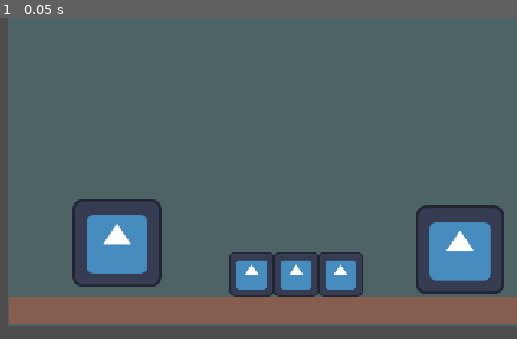
Above: before the commit, frame 1.
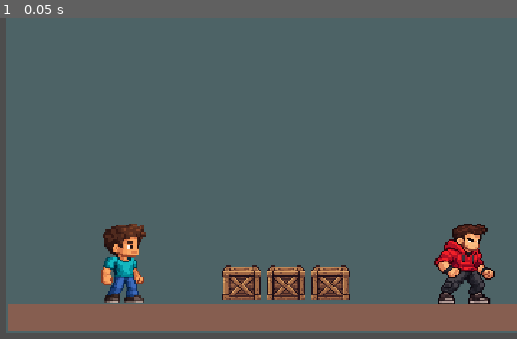
Above: after the commit, the same moment.

Repository: Myst-V/Myst-V-GAMEDES1_Ibay_Jonathan
Game: Godot game, scene res://scenes/main.tscn
The game is run twice, just before and just after one commit, with the same random seed, the same clock (stepped at 60 frames per second) and the same inputs. The engine's default icon, where the game draws it, is replaced by a stand-in: a white triangle on a blue panel in a dark square.
Inputs:
- Up to frame 1 (0.05 s): no input

The runs differ from the first frame. In frame 1, 18% of the frame differs, in the area x 1-100%, y 0-99%.

Commit message:
Add files via upload

Diff:
--- a/scenes/Obstacle.tscn
+++ b/scenes/Obstacle.tscn
@@ -1,15 +1,17 @@
 [gd_scene format=3 uid="uid://cn4t0v2udeloq"]
 
-[ext_resource type="Texture2D" uid="uid://8hk7wmj2t63e" path="res://icon.svg" id="1_jde5u"]
+[ext_resource type="Texture2D" uid="uid://b0oh4q85fd30v" path="res://assets/box.png" id="1_jde5u"]
 
 [sub_resource type="RectangleShape2D" id="RectangleShape2D_8gprl"]
-size = Vector2(64, 64)
+size = Vector2(57, 48)
 
 [node name="Obstacle" type="StaticBody2D" unique_id=577501070]
 
 [node name="Sprite2D" type="Sprite2D" parent="." unique_id=1729069787]
-scale = Vector2(0.5, 0.5)
+position = Vector2(-13.562496, -1.3124943)
+scale = Vector2(0.0724681, 0.06329746)
 texture = ExtResource("1_jde5u")
 
 [node name="CollisionShape2D" type="CollisionShape2D" parent="." unique_id=1612930600]
+position = Vector2(-13.5, 2)
 shape = SubResource("RectangleShape2D_8gprl")
--- /dev/null
+++ b/scenes/enemy.gd
@@ -0,0 +1,20 @@
+
+# enemy.gd
+# Name: Jonathan Ibay
+# Course: GAMDES1
+# Date: October 10, 2026
+# Detects when the player touches the enemy and sends the player back to the start.
+# Attach this script to the Enemy node (a CharacterBody2D).
+extends CharacterBody2D
+
+# _ready() runs once when the Enemy first appears in the game.
+func _ready() -> void:
+	# Connect the Hitbox's body_entered signal.
+	$Hitbox.body_entered.connect(_on_hitbox_body_entered)
+
+# Runs whenever something enters the Hitbox.
+func _on_hitbox_body_entered(body) -> void:
+	# Check if the object is the player.
+	if body.is_in_group("player"):
+		print("Player touched the enemy!")
+		body.respawn()
--- a/scenes/enemy.tscn
+++ b/scenes/enemy.tscn
@@ -1,14 +1,28 @@
 [gd_scene format=3 uid="uid://b8gjg7bre6uen"]
 
-[ext_resource type="Texture2D" uid="uid://8hk7wmj2t63e" path="res://icon.svg" id="1_7p1mj"]
+[ext_resource type="Script" uid="uid://b8husm238l1ms" path="res://scenes/enemy.gd" id="1_md0e3"]
+[ext_resource type="Texture2D" uid="uid://7s2af150dymg" path="res://assets/Enemy -1.png" id="2_md0e3"]
 
 [sub_resource type="RectangleShape2D" id="RectangleShape2D_8gprl"]
-size = Vector2(56, 56)
+size = Vector2(51.5, 5)
+
+[sub_resource type="RectangleShape2D" id="RectangleShape2D_bww5s"]
+size = Vector2(62, 114.5)
 
 [node name="Enemy" type="CharacterBody2D" unique_id=124559249]
+script = ExtResource("1_md0e3")
 
 [node name="Sprite2D" type="Sprite2D" parent="." unique_id=1690310667]
-texture = ExtResource("1_7p1mj")
+position = Vector2(7, 16)
+scale = Vector2(0.12519935, 0.10526315)
+texture = ExtResource("2_md0e3")
 
 [node name="CollisionShape2D" type="CollisionShape2D" parent="." unique_id=703080271]
+position = Vector2(12.75, -42.5)
 shape = SubResource("RectangleShape2D_8gprl")
+
+[node name="Hitbox" type="Area2D" parent="." unique_id=806788499]
+
+[node name="CollisionShape2D" type="CollisionShape2D" parent="Hitbox" unique_id=565486909]
+position = Vector2(11, 17.75)
+shape = SubResource("RectangleShape2D_bww5s")
--- a/scenes/main.tscn
+++ b/scenes/main.tscn
@@ -20,10 +20,10 @@
 [node name="Floor" parent="." unique_id=2022947278 instance=ExtResource("6_tefeu")]
 
 [node name="Enemy" parent="." unique_id=124559249 instance=ExtResource("3_tbgi4")]
-position = Vector2(650, 541)
+position = Vector2(648, 532)
 
 [node name="Player" parent="." unique_id=1186006726 instance=ExtResource("2_sugp2")]
-position = Vector2(156, 531)
+position = Vector2(157, 531)
 
 [node name="Obstacle" parent="." unique_id=577501070 instance=ExtResource("5_tefeu")]
 position = Vector2(350, 576)
--- a/scenes/player.tscn
+++ b/scenes/player.tscn
@@ -1,16 +1,21 @@
 [gd_scene format=3 uid="uid://prhhaad1yfkk"]
 
-[ext_resource type="Texture2D" uid="uid://8hk7wmj2t63e" path="res://icon.svg" id="1_3vyb7"]
+[ext_resource type="Script" uid="uid://wmbrhb5n6dl7" path="res://scripts/player.gd" id="1_g2els"]
+[ext_resource type="Texture2D" uid="uid://wxxs684eyjrx" path="res://assets/player - R.png" id="2_g2els"]
 
 [sub_resource type="RectangleShape2D" id="RectangleShape2D_8gprl"]
-size = Vector2(56, 56)
+size = Vector2(47.5, 121)
 
 [node name="Player" type="CharacterBody2D" unique_id=1186006726]
+script = ExtResource("1_g2els")
 
 [node name="Camera" type="Camera2D" parent="." unique_id=1373900579]
 
 [node name="Sprite2D" type="Sprite2D" parent="." unique_id=1318461528]
-texture = ExtResource("1_3vyb7")
+position = Vector2(8, 29)
+scale = Vector2(0.12041473, 0.10526322)
+texture = ExtResource("2_g2els")
 
 [node name="CollisionShape2D" type="CollisionShape2D" parent="." unique_id=1446673637]
+position = Vector2(8.25, 27.5)
 shape = SubResource("RectangleShape2D_8gprl")
--- /dev/null
+++ b/scripts/player.gd
@@ -0,0 +1,51 @@
+
+# player.gd
+# Name: Jonathan Ibay
+# Course: GAMDES1
+# Date: October 10, 2026
+# Controls the Player: gravity, running, jumping, and respawning.
+# Attach this script to the Player node (a CharacterBody2D).
+extends CharacterBody2D
+
+
+# Running speed, in pixels per second.
+const SPEED: float = 300.0
+
+# Jump strength, in pixels per second.
+# Negative because up is negative on Godot's Y axis.
+const JUMP_VELOCITY: float = -450.0
+
+# --- Variables ---
+
+# Gets gravity from the project's physics settings.
+var gravity: float = ProjectSettings.get_setting("physics/2d/default_gravity")
+
+# Saves where the player started.
+var start_position: Vector2
+
+# Runs once when the Player enters the scene.
+func _ready() -> void:
+	start_position = global_position
+	add_to_group("player")
+
+# Handles gravity, jumping, running, and collision.
+func _physics_process(delta: float) -> void:
+	# Apply gravity while in the air.
+	if not is_on_floor():
+		velocity.y += gravity * delta
+
+	# Jump only while standing on a surface.
+	if Input.is_action_just_pressed("jump") and is_on_floor():
+		velocity.y = JUMP_VELOCITY
+
+	# Move left or right.
+	var direction: float = Input.get_axis("move_left", "move_right")
+	velocity.x = direction * SPEED
+
+	# Move the player and handle solid collisions.
+	move_and_slide()
+
+# Returns the player to the starting position.
+func respawn() -> void:
+	global_position = start_position
+	velocity = Vector2.ZERO
Binary file added: assets/Enemy -1.png
Not shown, added: assets/Enemy -1.png.import
Binary file added: assets/box.png
Not shown, added: assets/box.png.import
Binary file added: assets/player - L.png
Not shown, added: assets/player - L.png.import
Binary file added: assets/player - R.png
Not shown, added: assets/player - R.png.import
Not shown, added: scenes/enemy.gd.uid
Not shown, added: scripts/player.gd.uid
Not shown, added: GAMEDES_Lab3 -reflection.pdf
